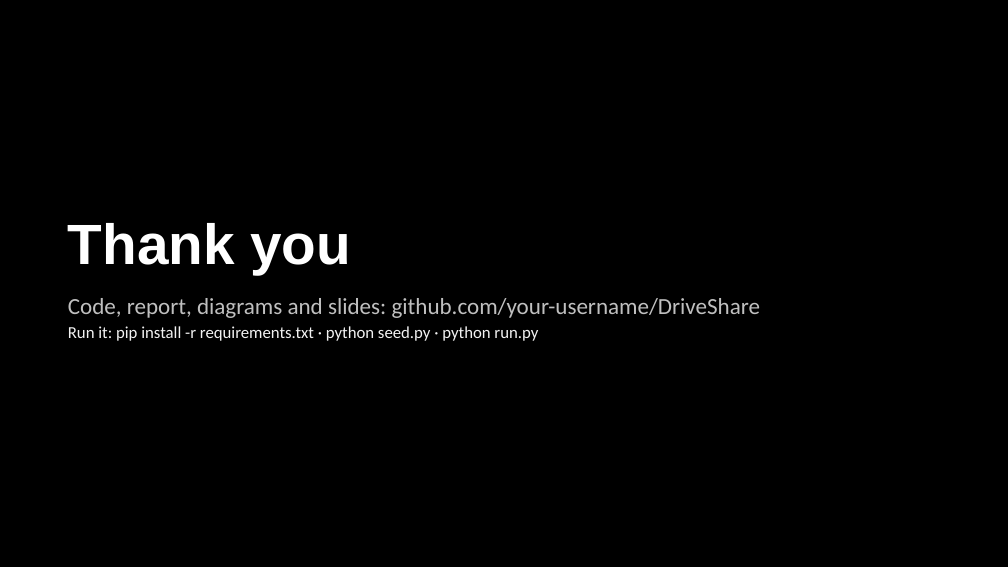
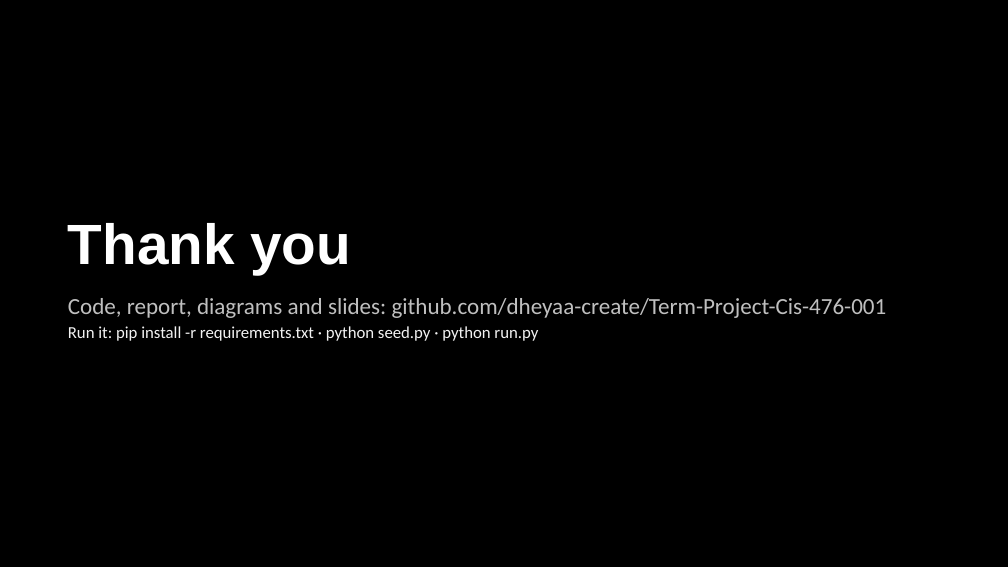
Before and after one commit to dheyaa-create/Term-Project-Cis-476-001, a slide deck: slide 17 of docs/DriveShare_Presentation.pptx. Drawn at 1008x567 pixels with LibreOffice and Linux fonts; fonts in the diff are those of the drawing. Boxes give left, top, right and bottom in pixels: in the first picture for what was removed or moved away, otherwise in the second. Text is boxed around its words. In the diff, an @@ line names an element or a change of style, - is before the commit and + after.

```diff
--- a/docs/DriveShare_Presentation.pptx
+++ b/docs/DriveShare_Presentation.pptx
@@ text at [68,298,887,318]: text changed @@
-Code, report, diagrams and slides: github.com/your-username/DriveShare
+Code, report, diagrams and slides: github.com/dheyaa-create/Term-Project-Cis-476-001
```
Also in this commit, not shown: 4 other slides changed, 26 other files.
